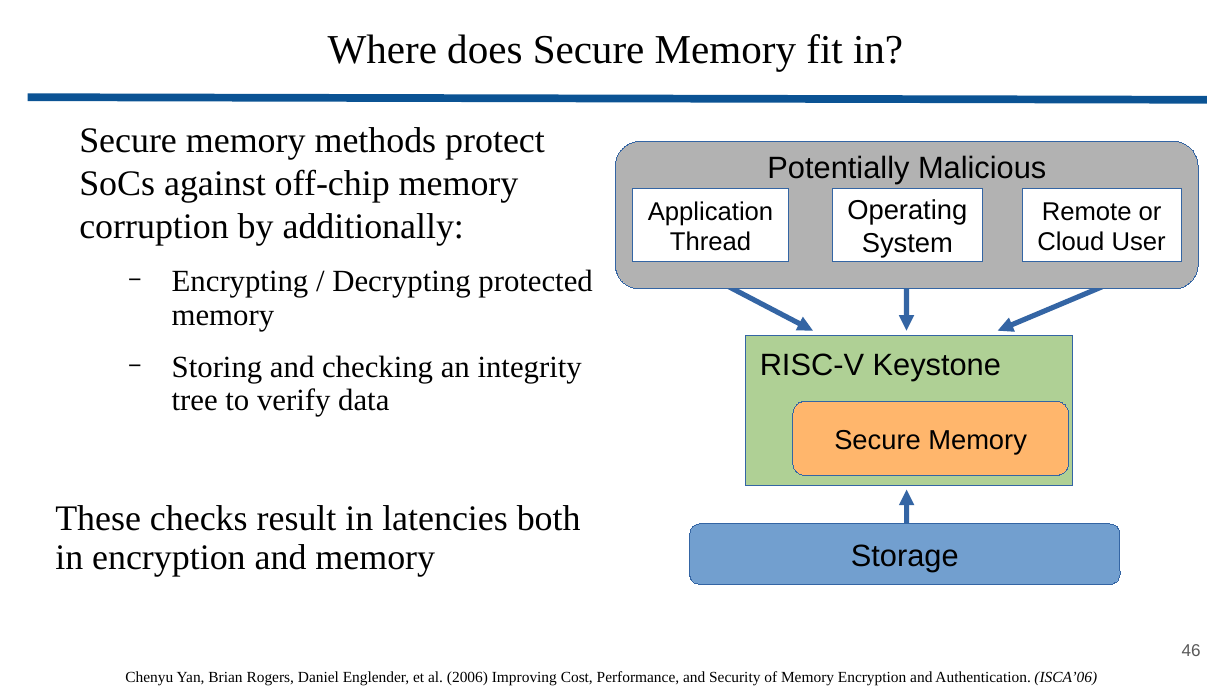
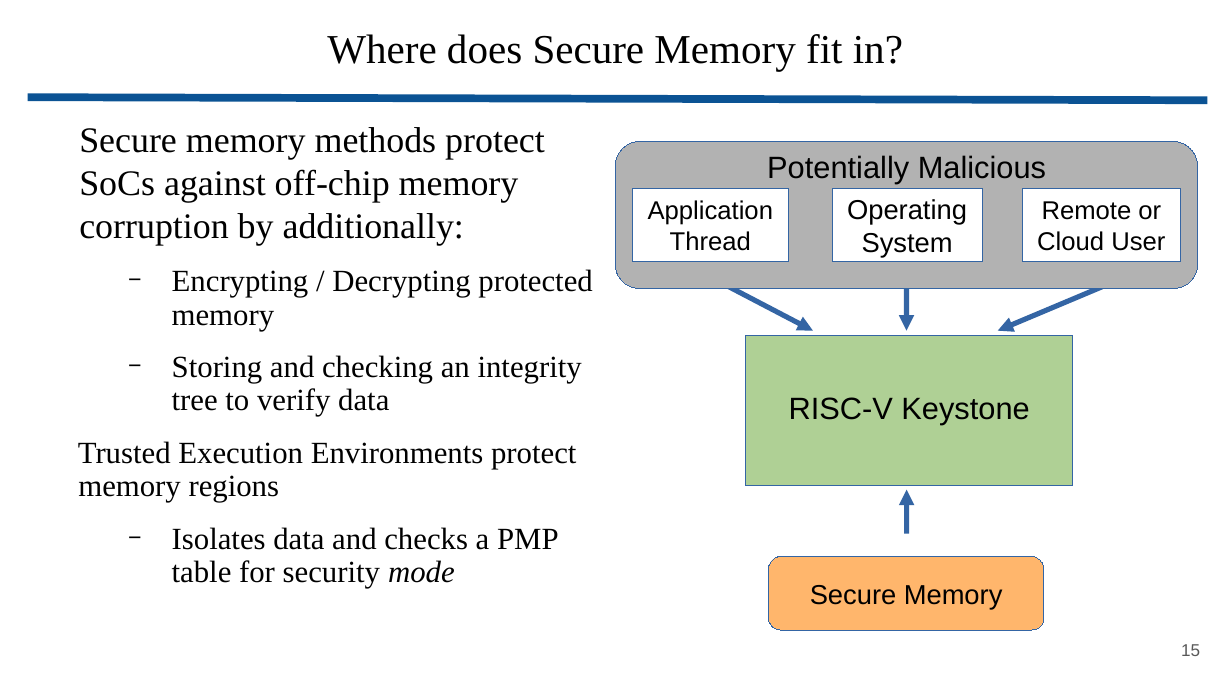
Before and after one commit to wbuziak/grad-research, a slide deck: slide 15 of resources/presentations/secure_mem_masters.pptx (slide 46 before the commit). Drawn at 1232x693 pixels with LibreOffice and Linux fonts; fonts in the diff are those of the drawing. Boxes give left, top, right and bottom in pixels: in the first picture for what was removed or moved away, otherwise in the second. Text is boxed around its words. In the diff, an @@ line names an element or a change of style, - is before the commit and + after.

```diff
--- a/resources/presentations/secure_mem_masters.pptx
+++ b/resources/presentations/secure_mem_masters.pptx
@@ text "RISC-V Keystone": place and size @@
-text "RISC-V Keystone" at box(760, 353, 1001, 381)
+text "RISC-V Keystone" at box(789, 397, 1029, 425)
@@ text at box(78, 441, 576, 588): text changed; size 21 to 18 pt @@
-These checks result in latencies both in encryption and memory
+Trusted Execution Environments protect memory regions
+  − Isolates data and checks a PMP table for security mode
@@ rounded rectangle removed at box(690, 524, 1120, 584) @@
-Storage
@@ rounded rectangle "Secure Memory": place and size @@
-rounded rectangle "Secure Memory" at box(793, 402, 1069, 476)
+rounded rectangle "Secure Memory" at box(769, 557, 1045, 631)
@@ page number at box(1181, 644, 1200, 656): text changed @@
-46
+15
@@ text removed at box(125, 671, 1097, 686) @@
-Chenyu Yan, Brian Rogers, Daniel Englender, et al. (2006) Improving Cost, Performance, and Security of Memory Encryption and Authentication. (ISCA’06)
```
Also in this commit, not shown: 13 other slides changed, 8 slides added, 10 slides removed, 23 other files.
